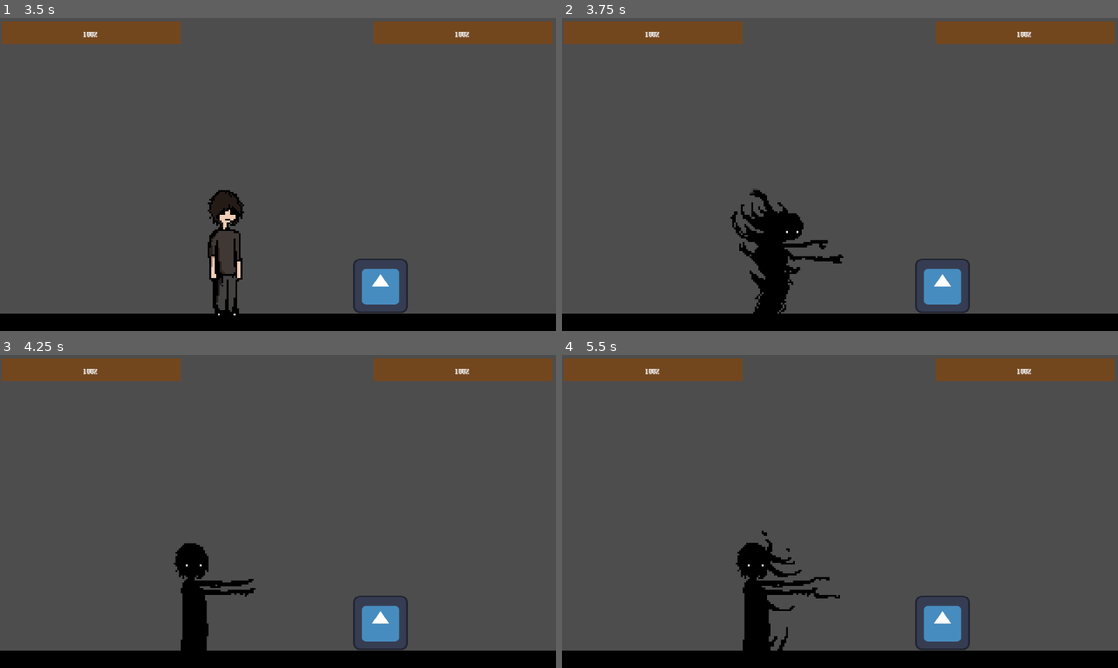
Above: before the commit, frames 1-4 (two rows, left to right).
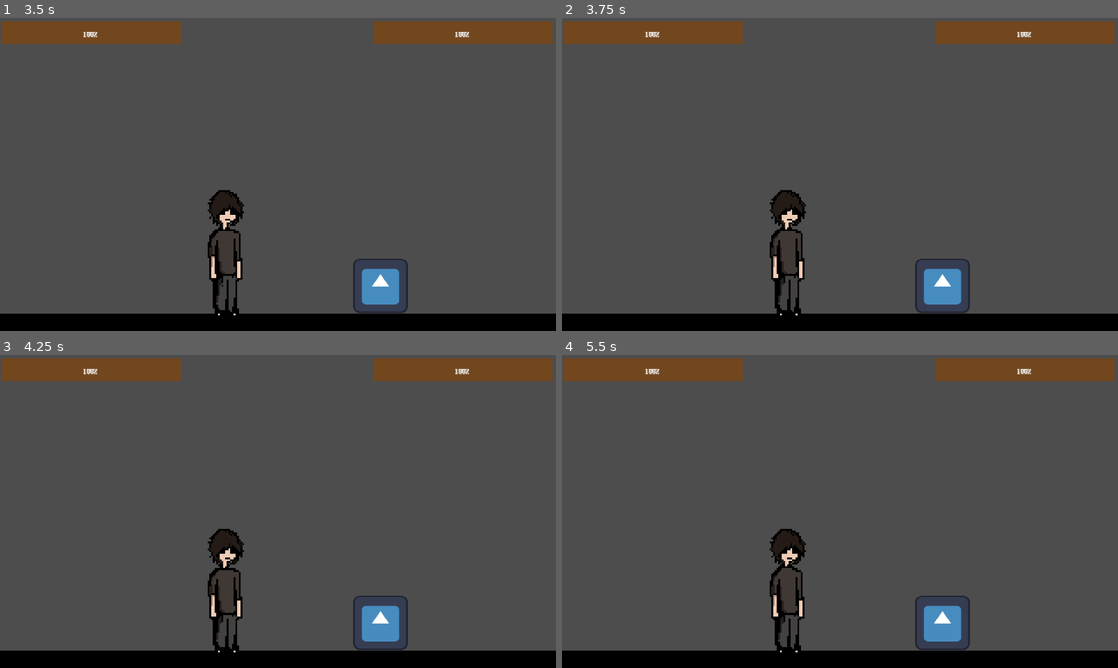
Above: after the commit, the same moments.

Repository: rcs227/Birkel-Brawlers
Game: Godot game, scene res://scenes/main_menu.tscn
Same seed, same stepped clock (60 frames per second), same inputs: the game is played once before the commit and once after it. The engine's default icon, where the game draws it, is replaced by a stand-in: a white triangle on a blue panel in a dark square.
Inputs:
- Up to frame 1 (3.5 s): click "PLAY" at 0.5 s; click "JP" at 1.25 s; click "2" at 2 s; click "START" at 2.75 s
- Up to frame 2 (3.75 s): hold D (right) from 3.53 s (still down); hold E (light_attack) from 3.53 s (still down); tap Ctrl (crouch) at 3.6 s
- Up to frame 3 (4.25 s): keep holding D (right); keep holding E (light_attack); tap Space (jump) at 3.77 s
- Up to frame 4 (5.5 s): release E (light_attack) at 4.28 s; tap E (light_attack) at 4.35 s; tap Space (jump) at 4.52 s; tap Ctrl (crouch) at 4.55 s; release D (right) at 5.03 s; hold A (left) from 5.03 s (still down); hold E (light_attack) from 5.03 s (still down); tap M (M) at 5.1 s

Frame 1 is identical in both runs. In frame 2, 3.0% of the frame differs, in the area x 30-51%, y 54-96%; in frame 3, 3.3%; in frame 4, 3.5%, in the area x 31-50%, y 55-96%.
Error after the commit: Invalid access to property or key 'animation' on a base object of type 'Nil'. (res://scripts/player/states/attack_state.gd:8)

Commit message:
Switched JP's current attacks, made it so that attacking while crouched cancels your crouch

Diff:
--- /dev/null
+++ b/characters/jp/attacks/heavy_attack.tres
@@ -0,0 +1,7 @@
+[gd_resource type="Resource" script_class="Attack" format=3 uid="uid://p1l47v38fsfu"]
+
+[ext_resource type="Script" uid="uid://dsrgbolr53xgw" path="res://scripts/attack.gd" id="1_uv0hw"]
+
+[resource]
+script = ExtResource("1_uv0hw")
+animation = &"heavy_attack"
--- a/characters/jp/attacks/light_attack.tres
+++ /dev/null
@@ -1,12 +0,0 @@
-[gd_resource type="Resource" script_class="Attack" format=3 uid="uid://cmtyjj7teu8wk"]
-
-[ext_resource type="Script" uid="uid://dsrgbolr53xgw" path="res://scripts/attack.gd" id="1_mghbe"]
-
-[resource]
-script = ExtResource("1_mghbe")
-animation = &"light_attack"
-damage = 1.0
-knockback = Vector2(1, 0)
-stun_duration = 0.1
-hitbox_size = Vector2(10, 30)
-hitbox_offset = Vector2(6, 0)
--- /dev/null
+++ b/characters/jp/attacks/light_special.tres
@@ -0,0 +1,7 @@
+[gd_resource type="Resource" script_class="Attack" format=3 uid="uid://cvk0hf2lsaaln"]
+
+[ext_resource type="Script" uid="uid://dsrgbolr53xgw" path="res://scripts/attack.gd" id="1_mma64"]
+
+[resource]
+script = ExtResource("1_mma64")
+animation = &"light_special"
--- a/characters/jp/jp.tscn
+++ b/characters/jp/jp.tscn
@@ -1,9 +1,10 @@
 [gd_scene format=3 uid="uid://dpn8w8cfts0so"]
 
 [ext_resource type="Script" uid="uid://cxpgkoay126ka" path="res://characters/jp/jp.gd" id="1_vflki"]
-[ext_resource type="Resource" uid="uid://cmtyjj7teu8wk" path="res://characters/jp/attacks/light_attack.tres" id="2_0ii53"]
+[ext_resource type="Resource" uid="uid://p1l47v38fsfu" path="res://characters/jp/attacks/heavy_attack.tres" id="2_0ii53"]
 [ext_resource type="Texture2D" uid="uid://p2pm8oyt21lo" path="res://sprites/jp/jp_shadow.png" id="2_vflki"]
 [ext_resource type="Texture2D" uid="uid://45l7sbbr4pnk" path="res://sprites/jp/jp_crouch.png" id="3_0ii53"]
+[ext_resource type="Resource" uid="uid://cvk0hf2lsaaln" path="res://characters/jp/attacks/light_special.tres" id="3_8hlw2"]
 [ext_resource type="Texture2D" uid="uid://lsgld8yayhbj" path="res://sprites/jp/jp_idle.png" id="4_8hlw2"]
 [ext_resource type="Texture2D" uid="uid://b7hi8yirtlfnh" path="res://sprites/jp/jp_shadow_light_attack.png" id="5_mi45g"]
 [ext_resource type="Texture2D" uid="uid://cmy6o2835akwx" path="res://sprites/jp/jp_shadow_medium_attack.png" id="6_h4wjq"]
@@ -34,6 +35,34 @@
 atlas = ExtResource("3_0ii53")
 region = Rect2(134, 0, 67, 72)
 
+[sub_resource type="AtlasTexture" id="AtlasTexture_vyd52"]
+atlas = ExtResource("6_h4wjq")
+region = Rect2(0, 0, 150, 150)
+
+[sub_resource type="AtlasTexture" id="AtlasTexture_f6w2d"]
+atlas = ExtResource("6_h4wjq")
+region = Rect2(150, 0, 150, 150)
+
+[sub_resource type="AtlasTexture" id="AtlasTexture_bimso"]
+atlas = ExtResource("6_h4wjq")
+region = Rect2(300, 0, 150, 150)
+
+[sub_resource type="AtlasTexture" id="AtlasTexture_4lqjt"]
+atlas = ExtResource("6_h4wjq")
+region = Rect2(450, 0, 150, 150)
+
+[sub_resource type="AtlasTexture" id="AtlasTexture_0euut"]
+atlas = ExtResource("6_h4wjq")
+region = Rect2(600, 0, 150, 150)
+
+[sub_resource type="AtlasTexture" id="AtlasTexture_gqum3"]
+atlas = ExtResource("6_h4wjq")
+region = Rect2(750, 0, 150, 150)
+
+[sub_resource type="AtlasTexture" id="AtlasTexture_plgq0"]
+atlas = ExtResource("6_h4wjq")
+region = Rect2(900, 0, 150, 150)
+
 [sub_resource type="AtlasTexture" id="AtlasTexture_sfd5a"]
 atlas = ExtResource("4_8hlw2")
 region = Rect2(0, 0, 29, 74)
@@ -73,34 +102,6 @@
 [sub_resource type="AtlasTexture" id="AtlasTexture_vwyf3"]
 atlas = ExtResource("5_mi45g")
 region = Rect2(320, 0, 80, 84)
-
-[sub_resource type="AtlasTexture" id="AtlasTexture_vyd52"]
-atlas = ExtResource("6_h4wjq")
-region = Rect2(0, 0, 150, 150)
-
-[sub_resource type="AtlasTexture" id="AtlasTexture_f6w2d"]
-atlas = ExtResource("6_h4wjq")
-region = Rect2(150, 0, 150, 150)
-
-[sub_resource type="AtlasTexture" id="AtlasTexture_bimso"]
-atlas = ExtResource("6_h4wjq")
-region = Rect2(300, 0, 150, 150)
-
-[sub_resource type="AtlasTexture" id="AtlasTexture_4lqjt"]
-atlas = ExtResource("6_h4wjq")
-region = Rect2(450, 0, 150, 150)
-
-[sub_resource type="AtlasTexture" id="AtlasTexture_0euut"]
-atlas = ExtResource("6_h4wjq")
-region = Rect2(600, 0, 150, 150)
-
-[sub_resource type="AtlasTexture" id="AtlasTexture_gqum3"]
-atlas = ExtResource("6_h4wjq")
-region = Rect2(750, 0, 150, 150)
-
-[sub_resource type="AtlasTexture" id="AtlasTexture_plgq0"]
-atlas = ExtResource("6_h4wjq")
-region = Rect2(900, 0, 150, 150)
 
 [sub_resource type="SpriteFrames" id="SpriteFrames_70irc"]
 animations = [{
@@ -128,6 +129,32 @@
 }, {
 "frames": [{
 "duration": 1.0,
+"texture": SubResource("AtlasTexture_vyd52")
+}, {
+"duration": 1.0,
+"texture": SubResource("AtlasTexture_f6w2d")
+}, {
+"duration": 1.0,
+"texture": SubResource("AtlasTexture_bimso")
+}, {
+"duration": 1.0,
+"texture": SubResource("AtlasTexture_4lqjt")
+}, {
+"duration": 1.0,
+"texture": SubResource("AtlasTexture_0euut")
+}, {
+"duration": 1.0,
+"texture": SubResource("AtlasTexture_gqum3")
+}, {
+"duration": 1.0,
+"texture": SubResource("AtlasTexture_plgq0")
+}],
+"loop": false,
+"name": &"heavy_attack",
+"speed": 6.0
+}, {
+"frames": [{
+"duration": 1.0,
 "texture": SubResource("AtlasTexture_sfd5a")
 }, {
 "duration": 1.0,
@@ -163,33 +190,7 @@
 "texture": SubResource("AtlasTexture_vwyf3")
 }],
 "loop": false,
-"name": &"light_attack",
-"speed": 6.0
-}, {
-"frames": [{
-"duration": 1.0,
-"texture": SubResource("AtlasTexture_vyd52")
-}, {
-"duration": 1.0,
-"texture": SubResource("AtlasTexture_f6w2d")
-}, {
-"duration": 1.0,
-"texture": SubResource("AtlasTexture_bimso")
-}, {
-"duration": 1.0,
-"texture": SubResource("AtlasTexture_4lqjt")
-}, {
-"duration": 1.0,
-"texture": SubResource("AtlasTexture_0euut")
-}, {
-"duration": 1.0,
-"texture": SubResource("AtlasTexture_gqum3")
-}, {
-"duration": 1.0,
-"texture": SubResource("AtlasTexture_plgq0")
-}],
-"loop": false,
-"name": &"medium_special",
+"name": &"light_special",
 "speed": 6.0
 }, {
 "frames": [],
@@ -204,13 +205,14 @@
 [node name="jp" type="CharacterBody2D" unique_id=1985438771]
 collision_layer = 2
 script = ExtResource("1_vflki")
-light_attack_data = ExtResource("2_0ii53")
+heavy_attack_data = ExtResource("2_0ii53")
+light_special_data = ExtResource("3_8hlw2")
 
 [node name="AnimatedSprite2D" type="AnimatedSprite2D" parent="." unique_id=66600063]
 position = Vector2(0, 1)
 scale = Vector2(1, 1.030303)
 sprite_frames = SubResource("SpriteFrames_70irc")
-animation = &"crouch"
+animation = &"heavy_attack"
 
 [node name="CollisionShape2D" type="CollisionShape2D" parent="." unique_id=1768447400]
 position = Vector2(0, -1)
--- a/scripts/player/states/attack_state.gd
+++ b/scripts/player/states/attack_state.gd
@@ -10,8 +10,10 @@
 func physics_process(delta: float) -> String:
 	# Locked out of everything — just apply gravity if airborne
 	if not player.is_on_floor():
+		player.apply_horizontal(delta)
 		player.apply_gravity(delta)
-	player.apply_friction(delta)
+	else:
+		player.apply_friction(delta)
 	player.move_and_slide()
 	return ""
 
--- a/scripts/player/states/crouch_state.gd
+++ b/scripts/player/states/crouch_state.gd
@@ -15,7 +15,20 @@
 func input(event: InputEvent) -> String:
 	if event.is_action_pressed("jump"):
 		return "Jump"
+	if event.is_action_pressed("light_attack"):
+		_queue_attack("light_attack")
+		return "Attack"
+	if event.is_action_pressed("medium_attack"):
+		_queue_attack("medium_attack")
+		return "Attack"
+	if event.is_action_pressed("heavy_attack"):
+		_queue_attack("heavy_attack")
+		return "Attack"
 	return ""
+
+func _queue_attack(action: String) -> void:
+	var attack_state := player.state_machine.get_node("Attack") as AttackState
+	attack_state.current_attack = player.get_attack(action)
 
 func process(_delta: float) -> String:
 	# Stop crouching if stick is released or moved horizontally
